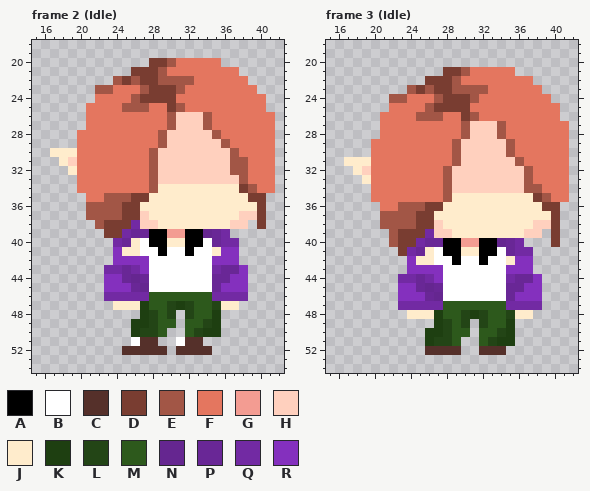
File history of a pixel-art file, Assets/Sprites/Characters/NPC/NPC_Normal_Boy_Anim_3_Flat.aseprite. The picture above was drawn from the file before the commit.
64x64 pixels, 8 frames. Colours within 5 levels of each other are drawn and written as one. Shown: frame 2 (Idle): x 15..42, y 18..54; frame 3 (Idle): x 15..42, y 18..54. The commit also changed other frames, which this record leaves out.
Visible layers, top first: "Boy", "Face", "Head", "Arm", "Leg", "Body".
Palette (. is transparent): A #000000  B #ffffff  C #55302a  D #793d31  E #a25646  F #e4765f  G #f39c92  H #ffd0be  J #ffeccc  K #1e3f11  L #234516  M #2d591c  N #652690  P #692796  Q #722aa3  R #8430be
Pixels before, frame 2 (Idle), first column x 17:
20 ...........DDEFFFFF......
21 .........DDDEFFFFFFFF....
22 .......EDEDDEEEEFFFFFF...
23 .....EEFFFEDDDEFFFFFFFF..
24 .....FFFFEDDDDFFFFFFFFFF.
25 ....FFFFEEEFFDEFFFFFFFFF.
26 ....FFFFFFFFFEHHHEFFFFFFF
27 ....FFFFFFFFFEHHHEFFFFFFF
28 ...FFFFFFFFFEHHHHHEFFFFFF
29 ...FFFFFFFFFEHHHHHHEFFFFF
30 JJJFFFFFFFFEHHHHHHHHEFFFF
31 .JHFFFFFFFFEHHHHHHHHEEFFF
32 ..JFFFFFFFFEHHHHHHHHEEFFF
33 ...FFFFFFFFEHHHHHHHHHEFFF
34 ...FFFFFFFFEJJJJJJJJJDEFF
35 ....FFEEEDDJJJJJJJJJJJDD.
36 ....EEEEDDJJJJJJJJJJJJJD.
37 ....EEEEDDHJJJJJJJJJJHHD.
38 .....EDDDQHHJJJJJJJJHH.D.
39 ......DDQPPAAGGAANPQ.....
40 .......QPJBAAJJAABPQQ....
41 .......RJJBBABBABBJRR....
42 .......RRRRBBBBBBBRRR....
43 ......QQPQRBBBBBBBQPPR...
44 ......RRPNPBBBBBBBPPRR...
45 ......RRRPNBBBBBBBPRRR...
46 ......QQQQQMMMMMMMQQQQ...
47 .......JJJKMMLKLMMLJJ....
48 ..........KLML.LMMK......
49 .........KKLMM.MMLK......
50 .........KLLM..MLKK......
51 .........BCC..BCC........
52 ........CCCCC.CCCC.......
Pixels before, frame 3 (Idle), first column x 17:
21 ...........DDEFFFFF......
22 .........DDDEFFFFFFFF....
23 .......EDEDDEEEEFFFFFF...
24 .....EEFFFEDDDEFFFFFFFF..
25 .....FFFFEDDDDFFFFFFFFFF.
26 ....FFFFEEEFFDEFFFFFFFFF.
27 ....FFFFFFFFFEHHHEFFFFFFF
28 ....FFFFFFFFFEHHHEFFFFFFF
29 ...FFFFFFFFFEHHHHHEFFFFFF
30 ...FFFFFFFFFEHHHHHEFFFFFF
31 JJJFFFFFFFFFEHHHHHHEFFFFF
32 .JHFFFFFFFFEHHHHHHHHEFFFF
33 ..JFFFFFFFFEHHHHHHHHEFFFF
34 ...FFFFFFFFEHHHHHHHHEEFFF
35 ...FFFFFFFFEJJJJJJJJJDEFF
36 ....FFEEEDDJJJJJJJJJJJDD.
37 ....EEEEDDJJJJJJJJJJJJJD.
38 ....EEEEDDHJJJJJJJJJJHHD.
39 .....EDDDQHHJJJJJJJJHH.D.
40 .....EDDQPPAAGGAANPQ...D.
41 ......DQPJBAAJJAABPQQ....
42 .......RJJBBABBABBJRR....
43 .......RRRRBBBBBBBRRR....
44 ......QQPQRBBBBBBBQPPR...
45 ......RRPNPBBBBBBBPPRR...
46 ......RRRPNBBBBBBBPRRR...
47 ......QQQQQMMMMMMMQQQQ...
48 .......JJJKMMLKLMMLJJ....
49 ..........KLML.LMMK......
50 .........KKLMM.MMLK......
51 .........KLLM..MLKK......
52 .........CCCC..CCC.......
The result:
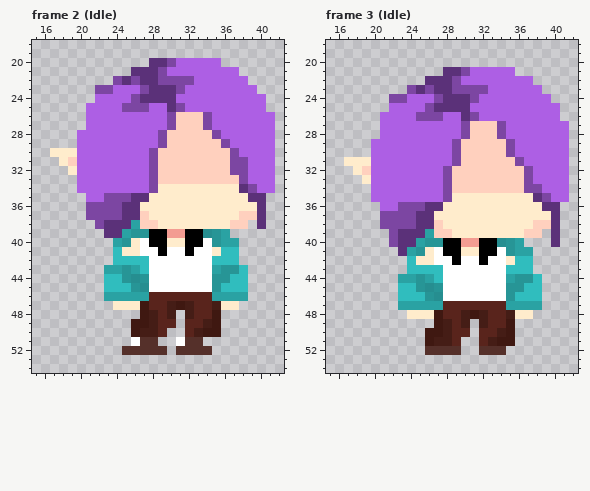
Difference:
colour D: #793d31 -> #5b3179
colour E: #a25646 -> #7c46a2
colour F: #e4765f -> #ad5fe4
colour K: #1e3f11 -> #3f1811
colour L: #234516 -> #451d16
colour M: #2d591c -> #59241c
colour N: #652690 -> #268e90
colour P: #692796 -> #279596
colour Q: #722aa3 -> #2aa2a3
colour R: #8430be -> #30bdbe
Pixel boxes of the changes (left, top, right, bottom) in both pictures:
changed: (77, 58, 275, 337)
changed: (371, 67, 569, 346)
